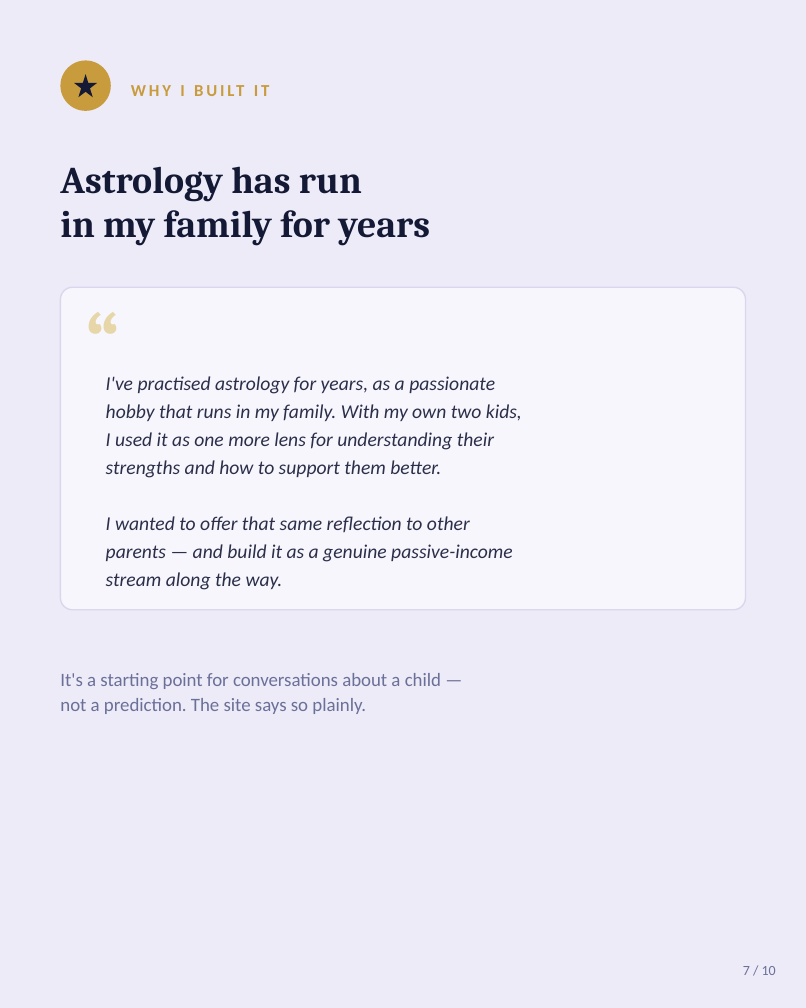
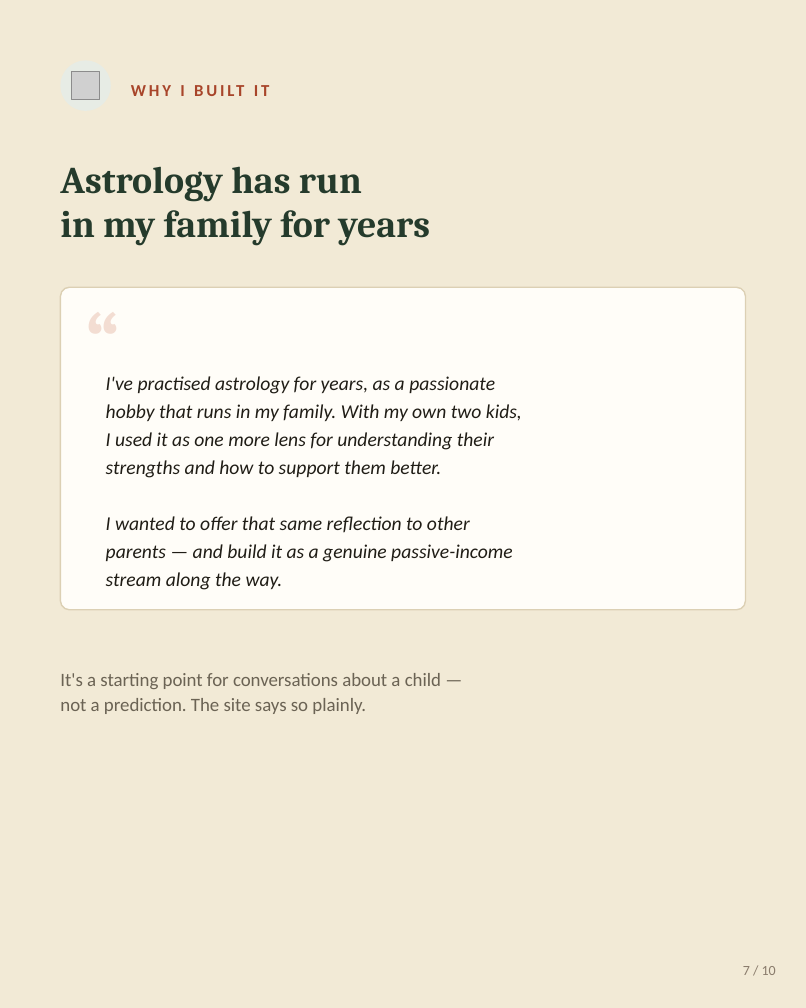
Before and after one commit to vedicastro-alt/AstroEducation, a slide deck: slide 7 of linkedin-carousel.pptx. Drawn at 806x1008 pixels with LibreOffice and Linux fonts; fonts in the diff are those of the drawing; grey boxes stand for pictures. Boxes give left, top, right and bottom in pixels: in the first picture for what was removed or moved away, otherwise in the second. Text is boxed around its words. In the diff, an @@ line names an element or a change of style, - is before the commit and + after.

```diff
--- a/linkedin-carousel.pptx
+++ b/linkedin-carousel.pptx
@@ background #EDEBF8 to #F2EAD6 @@
@@ ellipse at (60,60,111,111): fill #C89B3C to #E7ECE5 @@
@@ picture added at (72,72,100,100) @@
@@ star removed at (74,74,97,97) @@
@@ text "WHY I BUILT IT" at (180,85,184,96): text colour #C89B3C to #A8452A @@
@@ text "Astrology has run" at (60,166,430,246): text colour #141A35 to #253B2C @@
@@ rounded rectangle at (60,287,746,610): fill #F7F6FC to #FFFDF8; outline #DAD6EE 1 pt to #DCD0B4 1 pt; proportions changed @@
@@ text "“" at (86,287,186,388): text colour #E6D6A8 to #F3DDD2 @@
@@ text "I've practised astrology for years, ..." at (106,376,522,590): text colour #2B2F4A to #201D16 @@
@@ text "It's a starting point for ..." at (60,673,441,714): text colour #6B7099 to #6B6354 @@
@@ text "7 / 10" at (743,966,776,975): text colour #6B7099 to #8A7C6C @@
```
Also in this commit, not shown: 9 other slides changed, 1 other file.
